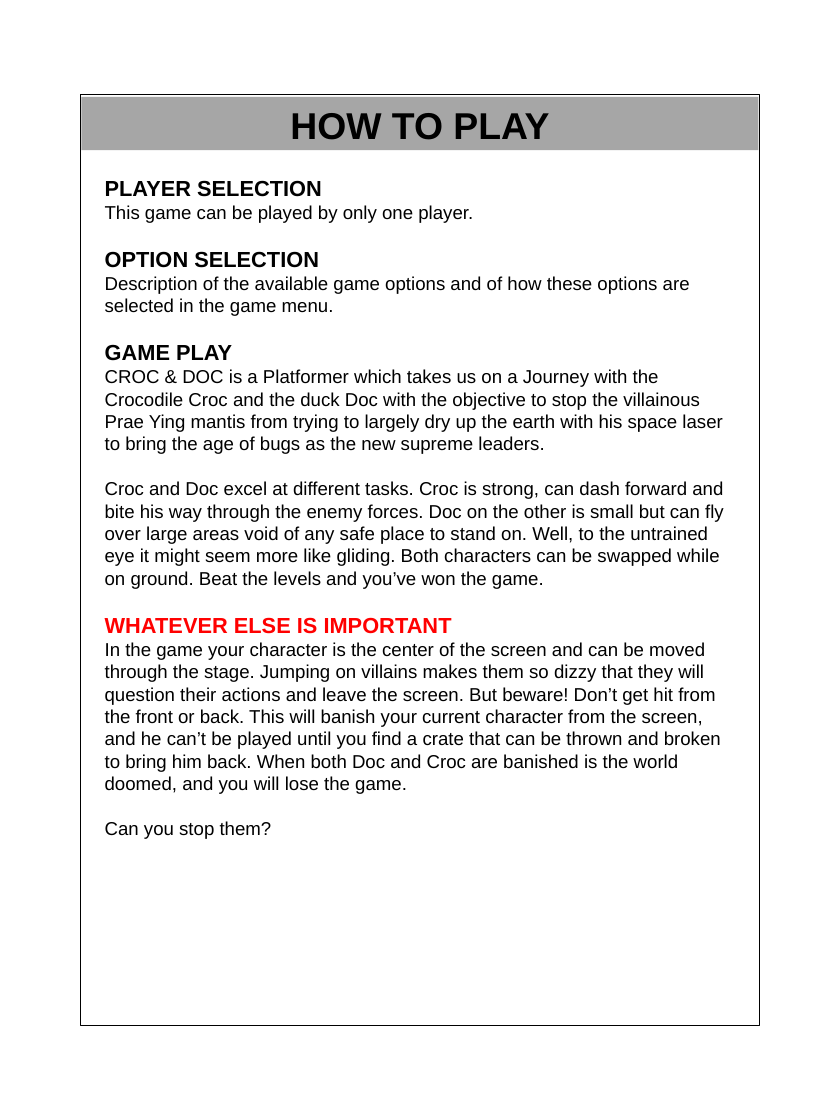
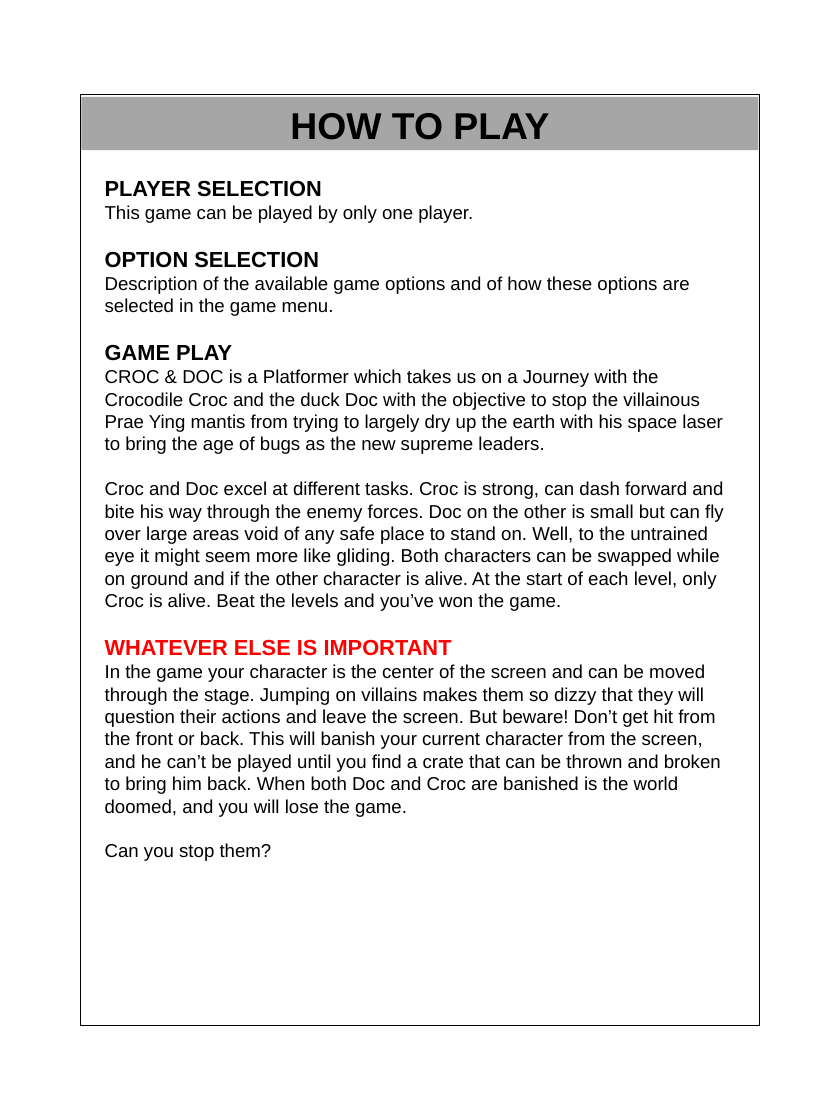
Before and after one commit to albrechu/CrocNDoc, a slide deck: slide 3 of assets/manual/crocndoc.pptx. Drawn at 840x1120 pixels with LibreOffice and Linux fonts; fonts in the diff are those of the drawing. Boxes give left, top, right and bottom in pixels: in the first picture for what was removed or moved away, otherwise in the second. Text is boxed around its words. In the diff, an @@ line names an element or a change of style, - is before the commit and + after.

```diff
--- a/assets/manual/crocndoc.pptx
+++ b/assets/manual/crocndoc.pptx
@@ text at (x1=105, y1=481, x2=724, y2=611): text changed @@
-Croc and Doc excel at different tasks. Croc is strong, can dash forward and bite his way through the enemy forces. Doc on the other is small but can fly over large areas void of any safe place to stand on. Well, to the untrained eye it might seem more like gliding. Both characters can be swapped while on ground. Beat the levels and you’ve won the game.
+Croc and Doc excel at different tasks. Croc is strong, can dash forward and bite his way through the enemy forces. Doc on the other is small but can fly over large areas void of any safe place to stand on. Well, to the untrained eye it might seem more like gliding. Both characters can be swapped while on ground and if the other character is alive. At the start of each level, only Croc is alive. Beat the levels and you’ve won the game.
```
Also in this commit, not shown: 34 other files.
